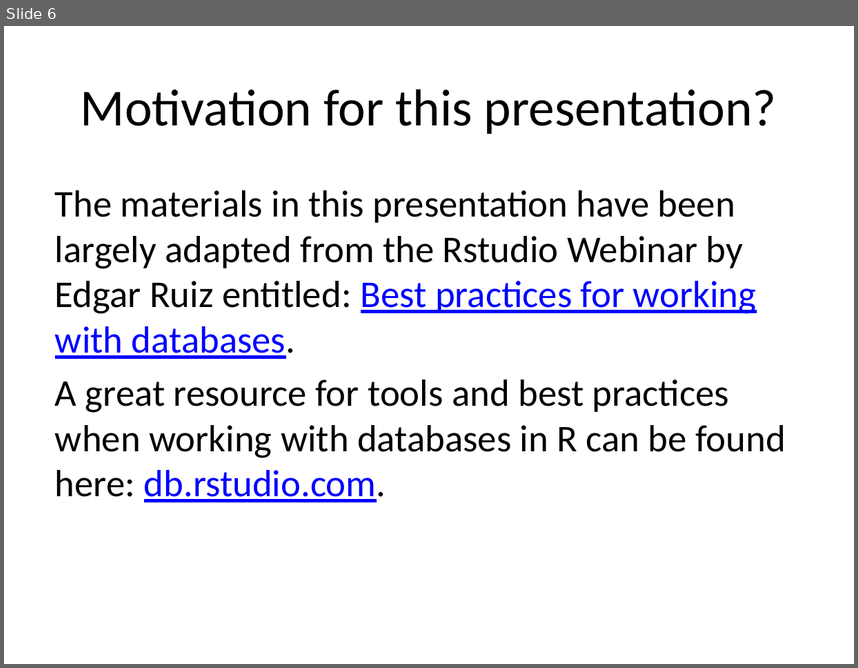
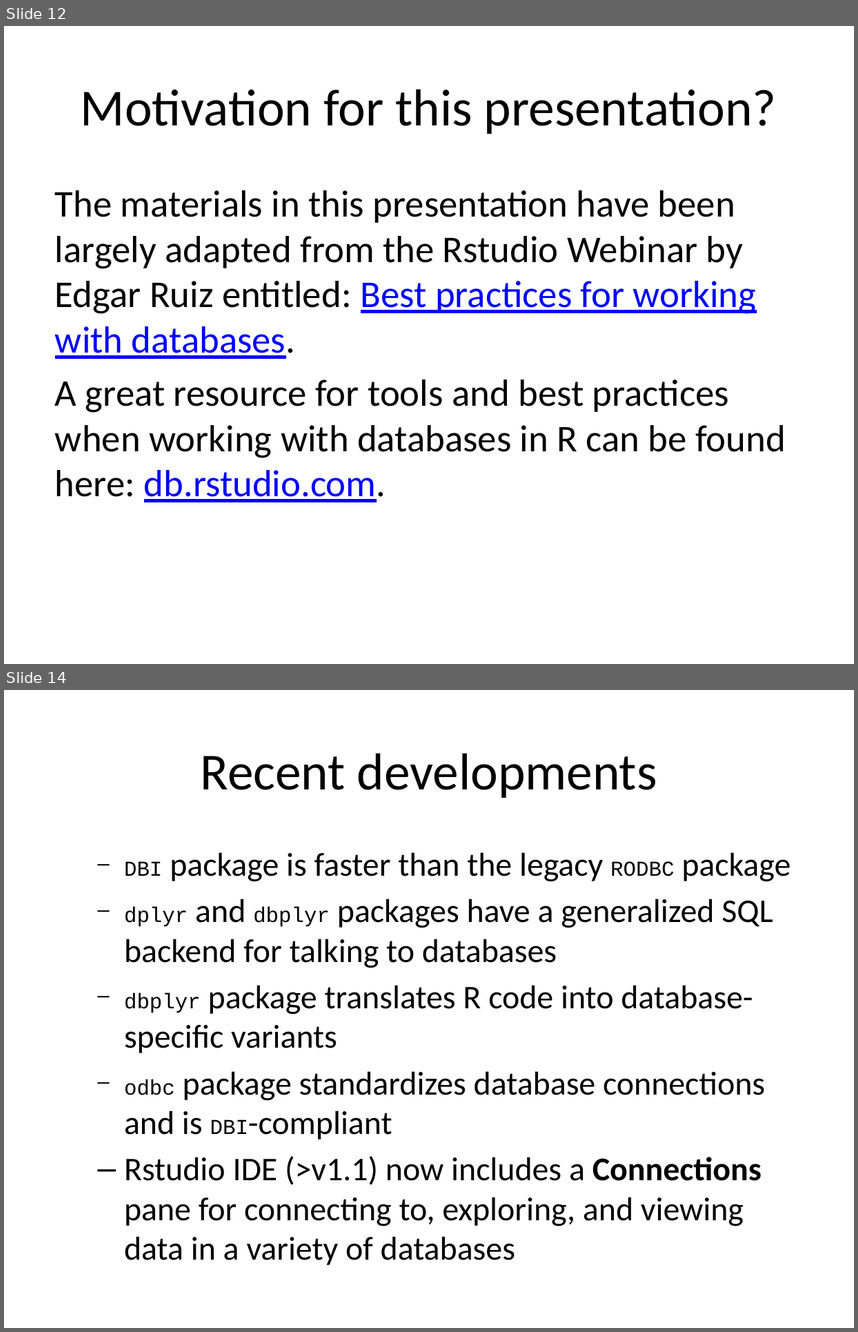
Before and after one commit to kstierhoff/rDatabase, a slide deck: Doc/databases-and-R_Presentation.pptx. Shown one above the other, each under a label of ours: slide 6 before the commit, slides 12 and 14 after it; the slides between them are not shown. The pictures are 858x668 and 858x1332 pixels, drawn with LibreOffice and Linux fonts; fonts in the diff are those of the drawing. Boxes give left, top, right and bottom in pixels: in the first picture for what was removed or moved away, otherwise in the second. Text is boxed around its words. In the diff, an @@ line names an element or a change of style, - is before the commit and + after.

```diff
--- a/Doc/databases-and-R_Presentation.pptx
+++ b/Doc/databases-and-R_Presentation.pptx
@@ slide 14 added at [4, 690, 854, 1328], background #FFFFFF @@
@@ title added at [200, 753, 657, 798], 44 pt, text #000000 @@
+Recent developments
@@ text added at [124, 852, 791, 1265], 28 pt, text #000000 @@
+  – DBI package is faster than the legacy RODBC package
+  – dplyr and dbplyr packages have a generalized SQL backend for talking to databases
+  – dbplyr package translates R code into database-specific variants
+  – odbc package standardizes database connections and is DBI-compliant
+  – Rstudio IDE (>v1.1) now includes a Connections pane for connecting to, exploring, and viewing data in a variety of databases
@@ what was slide 6 is now slide 12 @@
```
Also in this commit, not shown: 2 slides changed, 11 other slides added, 3 slides removed, 10 other files.
